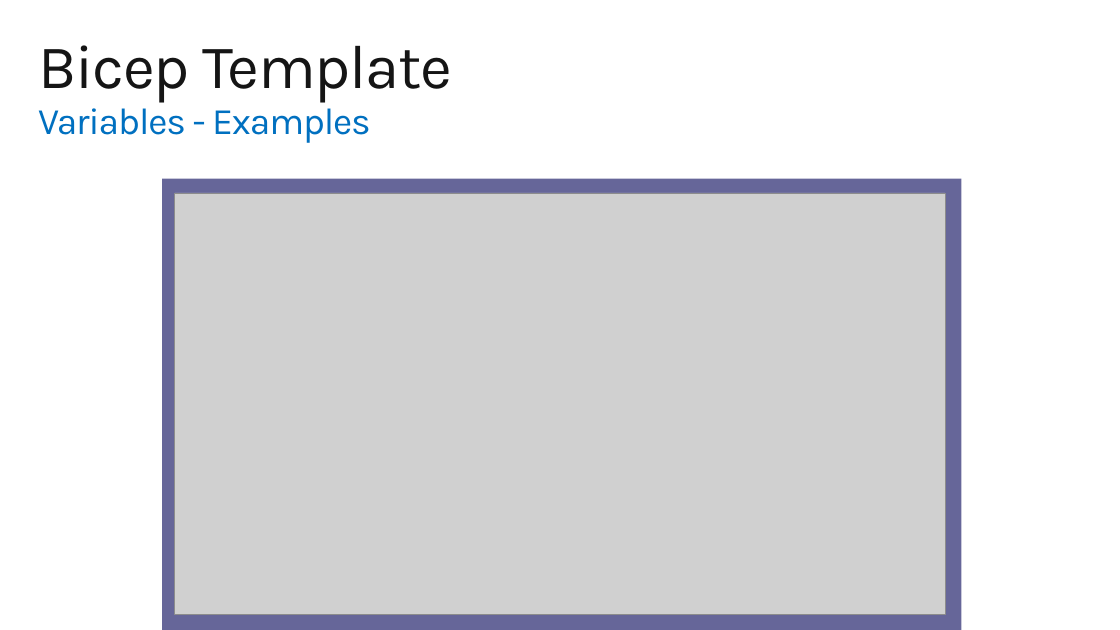
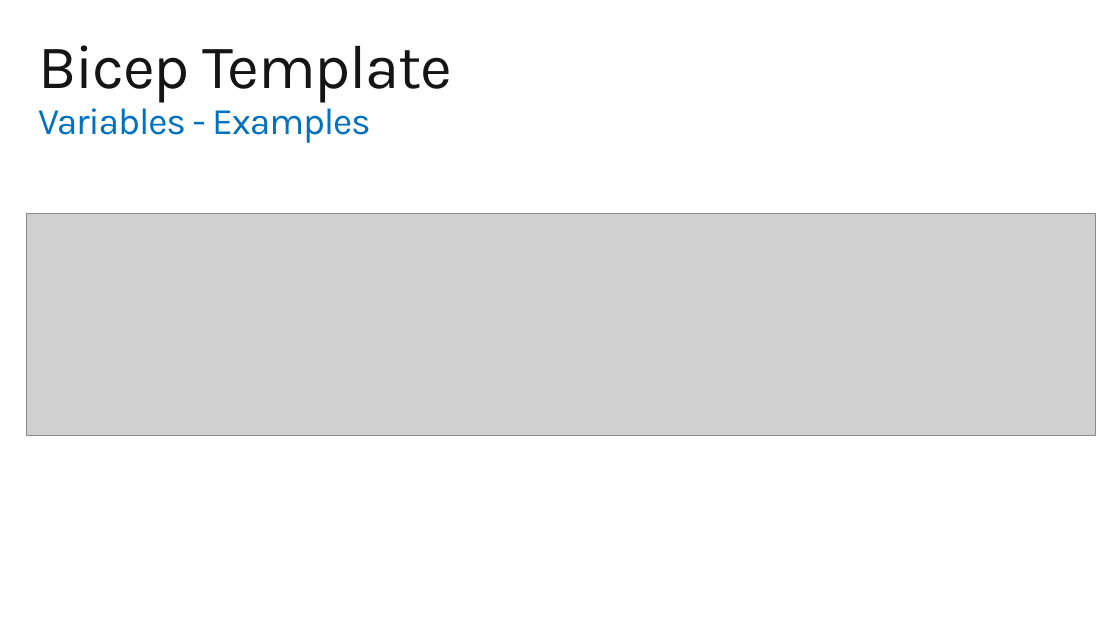
Before and after one commit to nicolalgallacher/Bicep_WhatTheHack, a slide deck: slide 19 of Coach/BicepIntro-MicroHack.pptx. Drawn at 1120x630 pixels with LibreOffice and Linux fonts; fonts in the diff are those of the drawing; grey boxes stand for pictures. Boxes give left, top, right and bottom in pixels: in the first picture for what was removed or moved away, otherwise in the second. Text is boxed around its words. In the diff, an @@ line names an element or a change of style, - is before the commit and + after.

```diff
--- a/Coach/BicepIntro-MicroHack.pptx
+++ b/Coach/BicepIntro-MicroHack.pptx
@@ rectangle removed at (x1=162, y1=179, x2=961, y2=630) @@
@@ picture removed at (x1=175, y1=193, x2=945, y2=615) @@
@@ picture added at (x1=27, y1=213, x2=1096, y2=435) @@
```
Also in this commit, not shown: 5 other slides changed.
